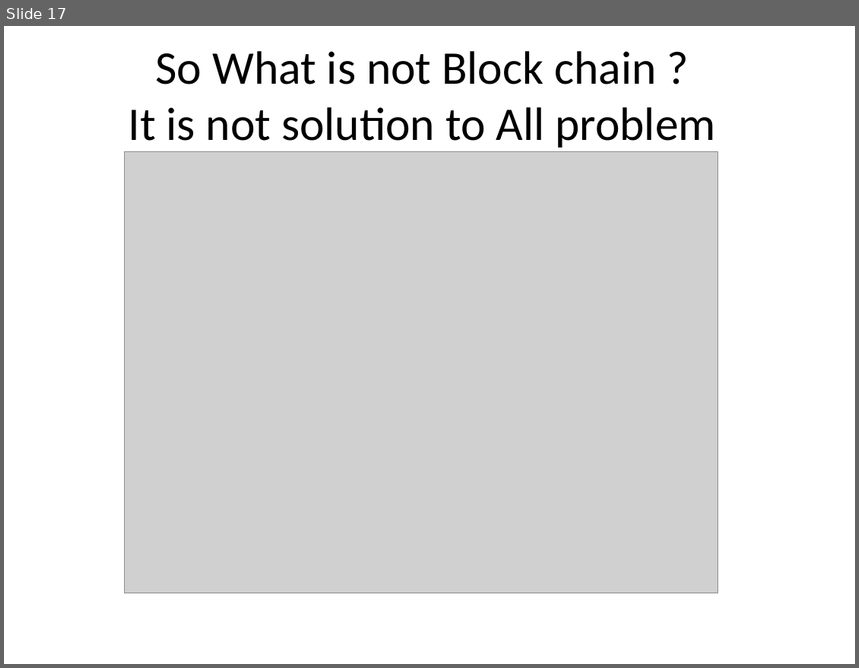
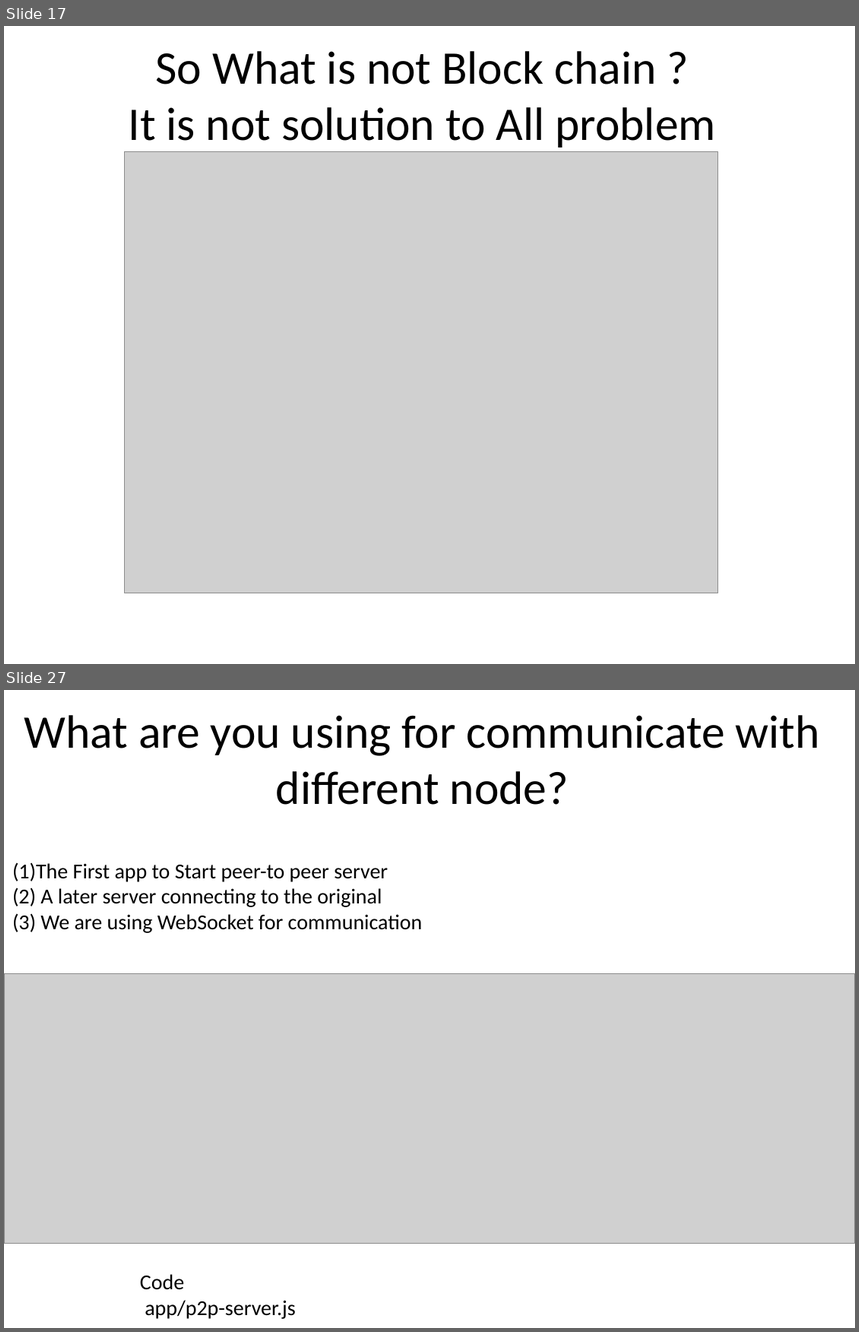
Before and after one commit to AvinashTiwari/BlockChain, a slide deck: sf-chain/BlockChainPresentation.pptx. Shown one above the other, each under a label of ours: slide 17 before the commit, slides 17 and 27 after it; the slides between them are not shown. The pictures are 859x668 and 859x1332 pixels, drawn with LibreOffice and Linux fonts; fonts in the diff are those of the drawing; grey boxes stand for pictures. Boxes give left, top, right and bottom in pixels: in the first picture for what was removed or moved away, otherwise in the second. Text is boxed around its words. In the diff, an @@ line names an element or a change of style, - is before the commit and + after.

```diff
--- a/sf-chain/BlockChainPresentation.pptx
+++ b/sf-chain/BlockChainPresentation.pptx
@@ slide 27 added at <box>4,690,855,1328</box>, background #FFFFFF @@
@@ title added at <box>25,715,820,805</box>, 39.6 pt, text #000000 @@
+What are you using for communicate with different node?
@@ text added at <box>12,863,423,933</box>, 18 pt, text #000000 @@
+(1)The First app to Start peer-to peer server
+(2) A later server connecting to the original
+(3) We are using WebSocket for communication
@@ picture added at <box>4,973,855,1243</box> @@
@@ text added at <box>140,1274,295,1319</box>, 18 pt, text #000000 @@
+Code
+app/p2p-server.js
```
Also in this commit, not shown: 1 slide changed, 22 other slides added.
